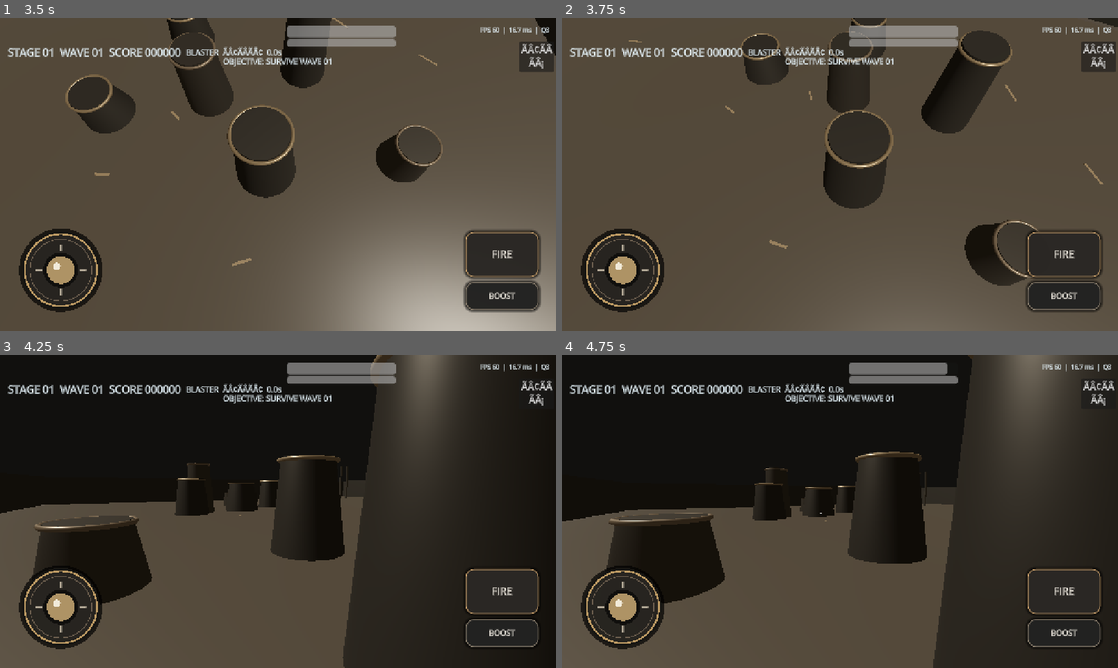
Above: before the commit, frames 1-4 (two rows, left to right).
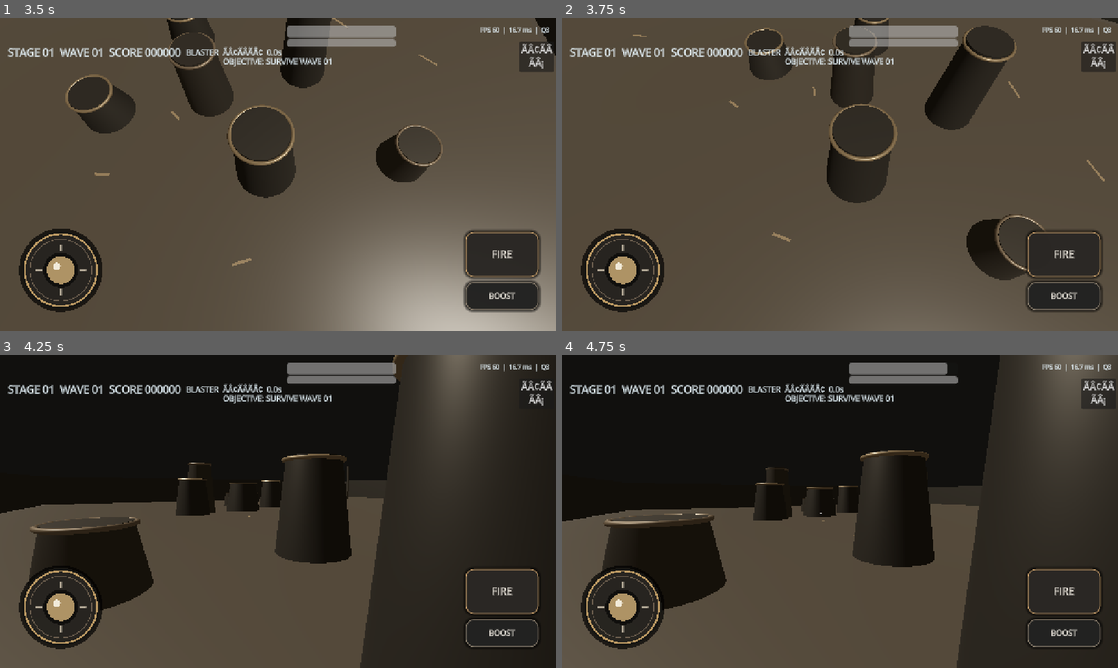
Above: after the commit, the same moments.

Repository: TomasThrawat/Hyouka-AAA-Style-3D-Godot-Android
Game: Godot game, scene res://Main.tscn
Two runs of this game, one before a commit and one after it. Both use one fixed random seed, a clock stepped at 60 frames per second and the inputs below.
Inputs (mouse positions are in pixels of both pictures, inside the frame that each line leads up to):
- Up to frame 1 (3.5 s): click "NEW RUN" at 0.5 s; tap Enter (ui_accept) at 1.25, 1.52 s; move the mouse to (400, 158) at 1.27 s; hold Right (ui_right) 1.28-2 s; click (400, 158) at 1.42 s; drag from (166, 190) to (250, 237) at 2.02 s; move the mouse to (333, 105) at 2.77 s; hold Right (ui_right) from 2.78 s (still down)
- Up to frame 2 (3.75 s): release Right (ui_right) at 3.5 s; drag from (812, 237) to (673, 127) at 3.52 s
- Up to frame 3 (4.25 s): no input
- Up to frame 4 (4.75 s): move the mouse to (1006, 558) at 4.27 s; hold Left (ui_left) from 4.28 s (still down); tap Enter (ui_accept) at 4.52 s

Frame 1 is identical in both runs. In frame 2, 3.7% of the frame differs, in the area x 12-100%, y 0-86%; in frame 3, 7.0%; in frame 4, 8.5%, in the area x 4-100%, y 0-100%.
Error before the commit: Parse Error: Cannot infer the type of "unit_scale" variable because the value doesn't have a set type. (res://obj_character.gd:64)

Commit message:
Fix typed OBJ character mesh parser

Diff:
--- a/obj_character.gd
+++ b/obj_character.gd
@@ -28,8 +28,8 @@
 	var source := FileAccess.get_file_as_string(path)
 	var raw_vertices := PackedVector3Array()
 	var triangles := PackedInt32Array()
-	var min_v := Vector3(INF, INF, INF)
-	var max_v := Vector3(-INF, -INF, -INF)
+	var min_v: Vector3 = Vector3(INF, INF, INF)
+	var max_v: Vector3 = Vector3(-INF, -INF, -INF)
 
 	for line in source.split("
 "):
@@ -59,17 +59,17 @@
 					triangles.append(face[k])
 					triangles.append(face[k + 1])
 
-	var origin := Vector3((min_v.x + max_v.x) * 0.5, min_v.y, (min_v.z + max_v.z) * 0.5)
-	var height := max(0.001, max_v.y - min_v.y)
-	var unit_scale := target_height / height
-	var vertices := PackedVector3Array()
-	var normals := PackedVector3Array()
+	var origin: Vector3 = Vector3((min_v.x + max_v.x) * 0.5, min_v.y, (min_v.z + max_v.z) * 0.5)
+	var height: float = max(0.001, max_v.y - min_v.y)
+	var unit_scale: float = target_height / height
+	var vertices: PackedVector3Array = PackedVector3Array()
+	var normals: PackedVector3Array = PackedVector3Array()
 
 	for i in range(0, triangles.size(), 3):
-		var a := (raw_vertices[triangles[i]] - origin) * unit_scale
-		var b := (raw_vertices[triangles[i + 1]] - origin) * unit_scale
-		var c := (raw_vertices[triangles[i + 2]] - origin) * unit_scale
-		var n := (b - a).cross(c - a)
+		var a: Vector3 = (raw_vertices[triangles[i]] - origin) * unit_scale
+		var b: Vector3 = (raw_vertices[triangles[i + 1]] - origin) * unit_scale
+		var c: Vector3 = (raw_vertices[triangles[i + 2]] - origin) * unit_scale
+		var n: Vector3 = (b - a).cross(c - a)
 		if n.length_squared() < 0.000001:
 			n = Vector3.UP
 		else:
@@ -85,6 +85,6 @@
 	arrays.resize(Mesh.ARRAY_MAX)
 	arrays[Mesh.ARRAY_VERTEX] = vertices
 	arrays[Mesh.ARRAY_NORMAL] = normals
-	var mesh := ArrayMesh.new()
+	var mesh: ArrayMesh = ArrayMesh.new()
 	mesh.add_surface_from_arrays(Mesh.PRIMITIVE_TRIANGLES, arrays)
 	return mesh
